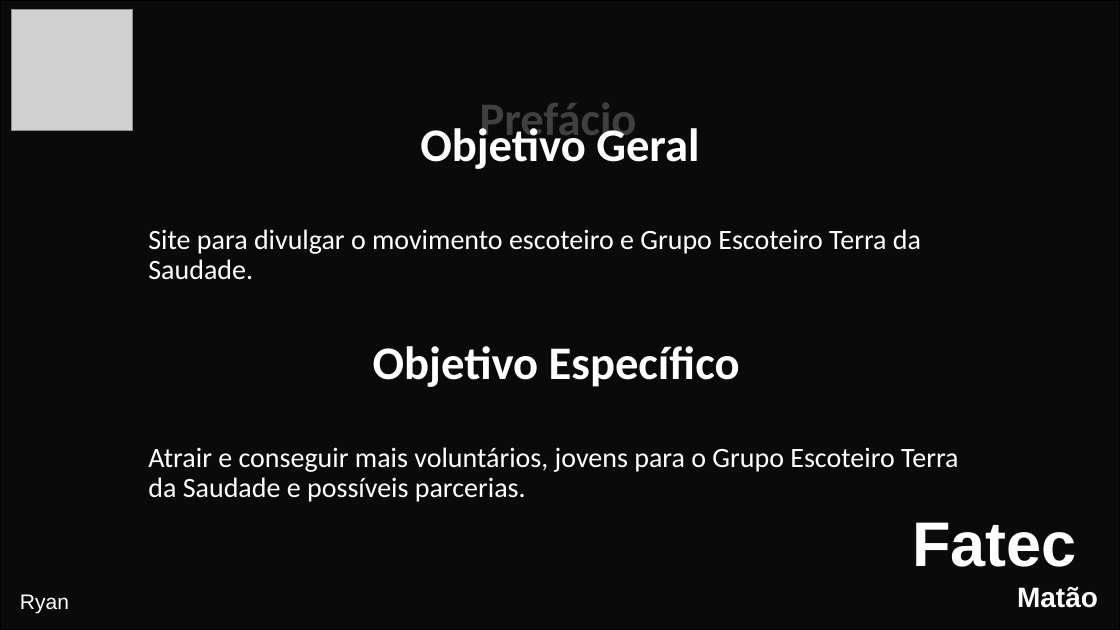
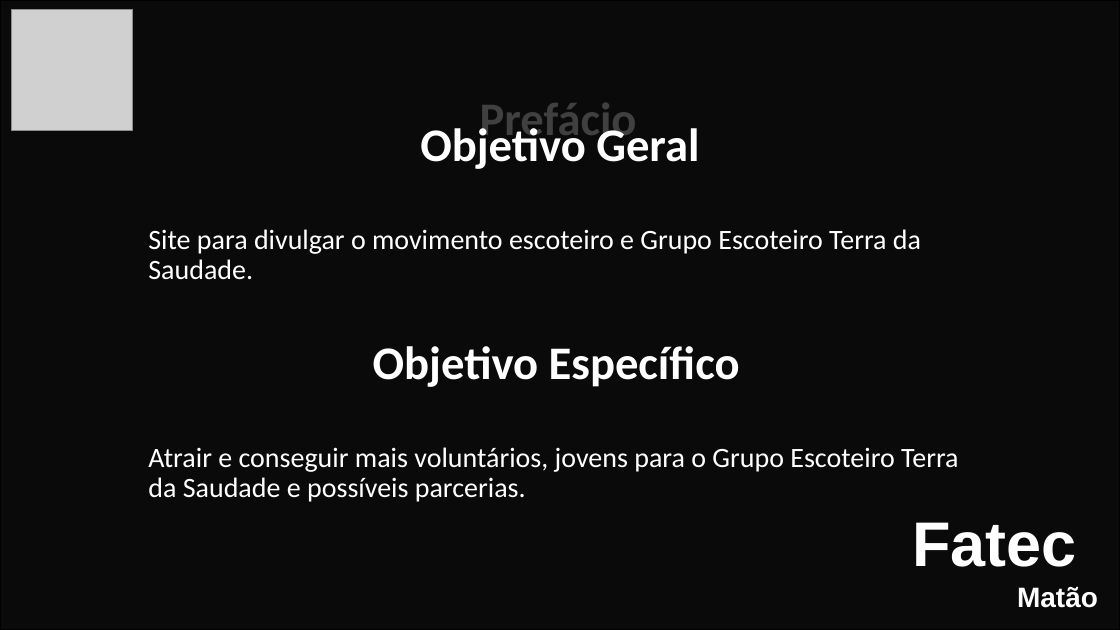
Before and after one commit to Interdisciplinary-Project/Documents, a slide deck: slide 4 of Apresentação-Projeto 13-06.pptx. Drawn at 1120x630 pixels with LibreOffice and Linux fonts; fonts in the diff are those of the drawing; grey boxes stand for pictures; background and template pictures are left out; a plain dark background stands for a picture behind light text. Boxes give left, top, right and bottom in pixels: in the first picture for what was removed or moved away, otherwise in the second. Text is boxed around its words. In the diff, an @@ line names an element or a change of style, - is before the commit and + after.

```diff
--- a/Apresentação-Projeto 13-06.pptx
+++ b/Apresentação-Projeto 13-06.pptx
@@ text removed at [20, 594, 69, 613] @@
-Ryan
```
Also in this commit, not shown: 8 other slides changed, 7 slides added.
